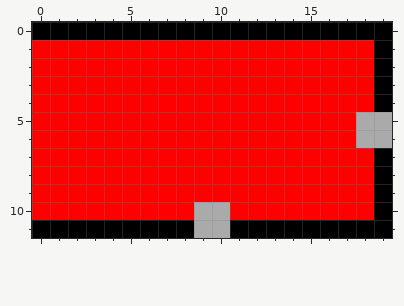
One commit to this pixel-art file: noncontent/map103.ase. The first picture shows the starting point.
20x12 pixels, 1 frame.
The same view after the edit:
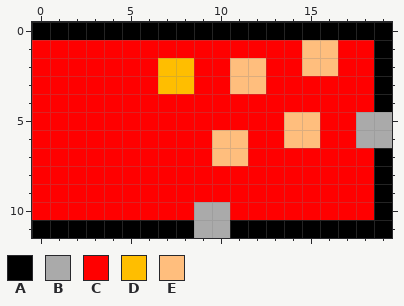
Palette (. is transparent): A #000000  B #aaaaaa  C #ff0000  D #ffbe00  E #ffbe7d
Changes in this commit:
@@ x 5..18 @@
  0 AAAAAAAAAAAAAA
- 1 CCCCCCCCCCCCCC
- 2 CCCCCCCCCCCCCC
- 3 CCCCCCCCCCCCCC
+ 1 CCCCCCCCCCEECC
+ 2 CCDDCCEECCEECC
+ 3 CCDDCCEECCCCCC
  4 CCCCCCCCCCCCCC
- 5 CCCCCCCCCCCCCB
- 6 CCCCCCCCCCCCCB
- 7 CCCCCCCCCCCCCC
+ 5 CCCCCCCCCEECCB
+ 6 CCCCCEECCEECCB
+ 7 CCCCCEECCCCCCC
  8 CCCCCCCCCCCCCC
